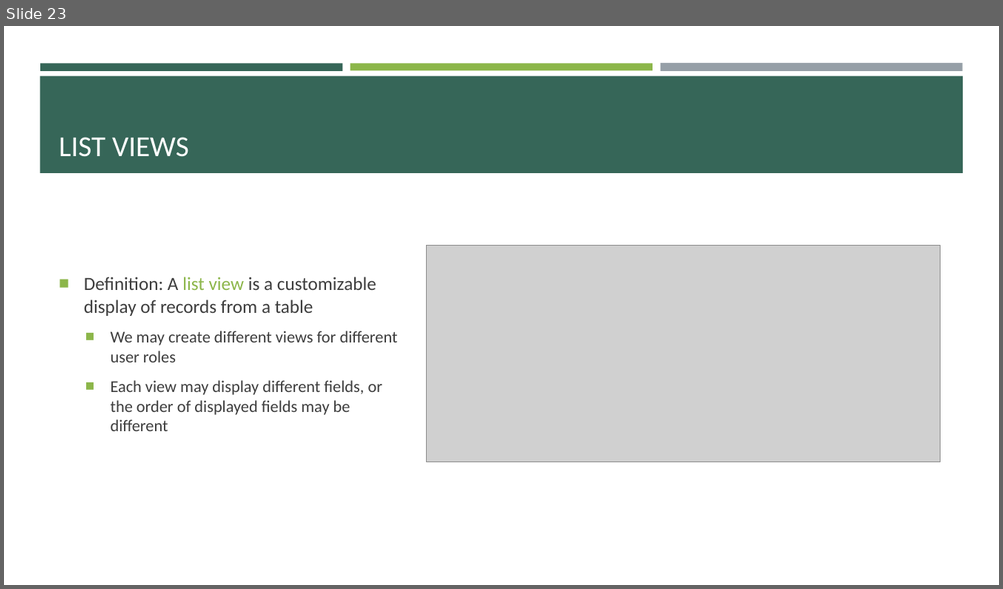
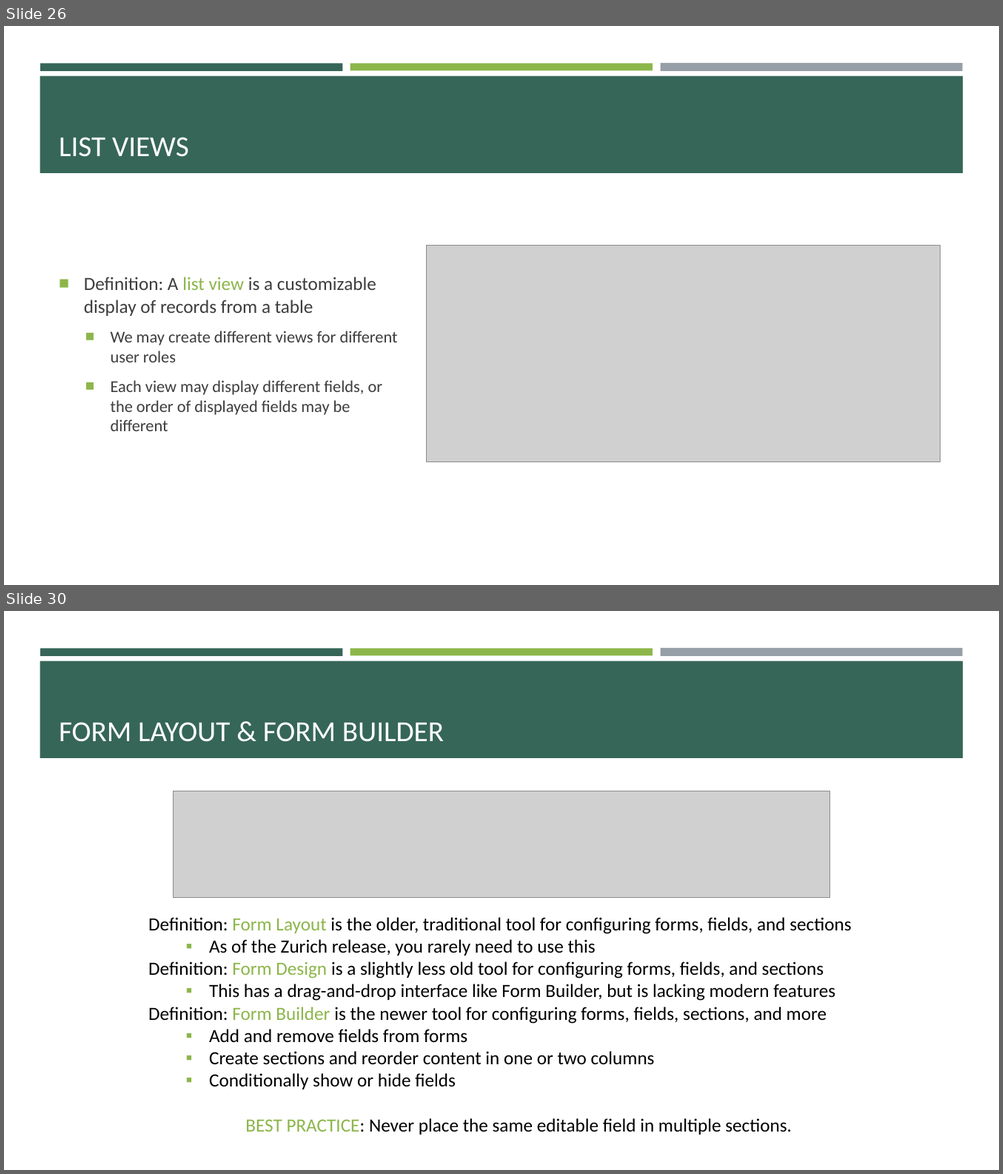
Before and after one commit to e-m-wilson/SNOW, a slide deck: Week_3/SNOW_Basics.pptx. Shown one above the other, each under a label of ours: slide 23 before the commit, slides 26 and 30 after it; the slides between them are not shown. The pictures are 1003x589 and 1003x1174 pixels, drawn with LibreOffice and Linux fonts; fonts in the diff are those of the drawing; grey boxes stand for pictures. Boxes give left, top, right and bottom in pixels: in the first picture for what was removed or moved away, otherwise in the second. Text is boxed around its words. In the diff, an @@ line names an element or a change of style, - is before the commit and + after.

```diff
--- a/Week_3/SNOW_Basics.pptx
+++ b/Week_3/SNOW_Basics.pptx
@@ slide 30 added at (4,611,999,1170), background #FFFFFF; not listed: 4 template elements that a slide beside it also shows @@
@@ title added at (59,722,444,742), 28 pt, text #FFFFFF @@
+FORM LAYOUT & FORM BUILDER
@@ picture added at (173,792,830,897) @@
@@ text added at (148,917,851,1135), 18 pt, text #000000 @@
+Definition: Form Layout is the older, traditional tool for configuring forms, fields, and sections
+  ▪ As of the Zurich release, you rarely need to use this
+Definition: Form Design is a slightly less old tool for configuring forms, fields, and sections
+  ▪ This has a drag-and-drop interface like Form Builder, but is lacking modern features
+Definition: Form Builder is the newer tool for configuring forms, fields, sections, and more
+  ▪ Add and remove fields from forms
+  ▪ Create sections and reorder content in one or two columns
+  ▪ Conditionally show or hide fields
+  BEST PRACTICE: Never place the same editable field in multiple sections.
@@ what was slide 23 is now slide 26 @@
```
Also in this commit, not shown: 2 slides changed, 31 other slides added, 1 other file.
